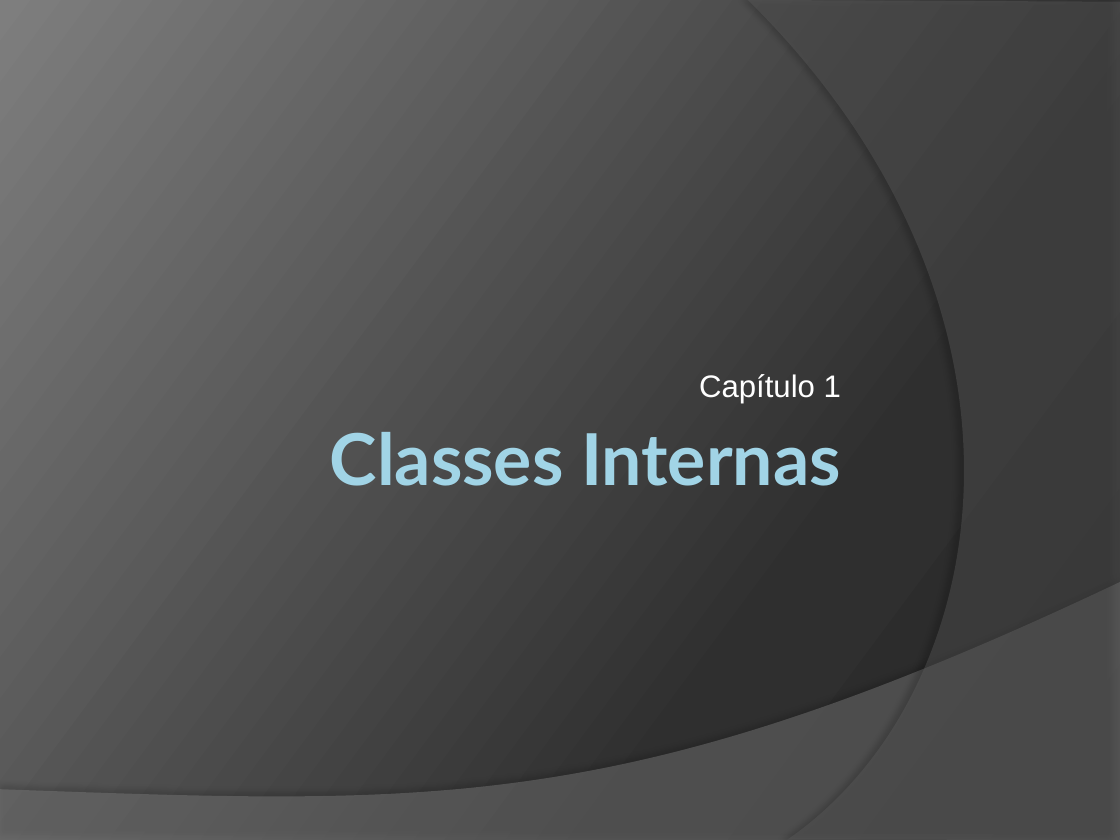
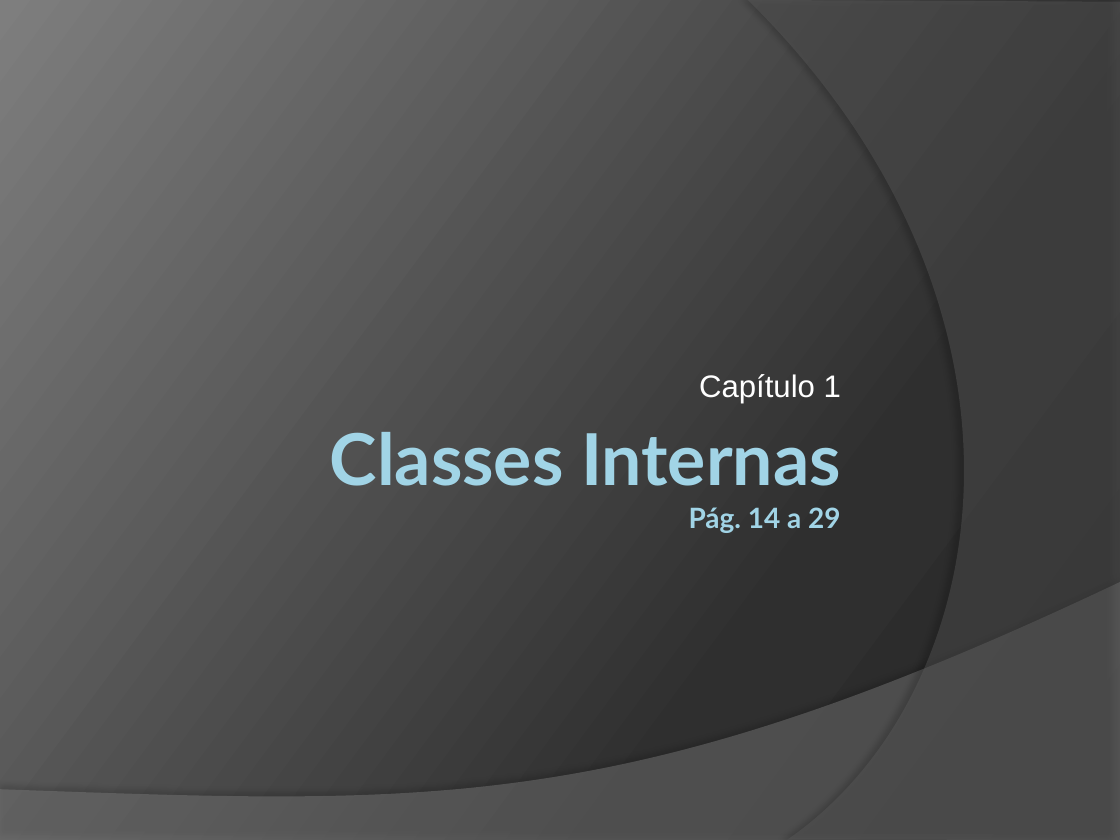
Before and after one commit to duchesqui/slzvieira-training, a slide deck: slide 1 of trunk/2-Java-Programmer-Modulo-II/01.Capitulo01.pptx. Drawn at 1120x840 pixels with LibreOffice and Linux fonts; fonts in the diff are those of the drawing. Boxes give left, top, right and bottom in pixels: in the first picture for what was removed or moved away, otherwise in the second. Text is boxed around its words. In the diff, an @@ line names an element or a change of style, - is before the commit and + after.

```diff
--- a/trunk/2-Java-Programmer-Modulo-II/01.Capitulo01.pptx
+++ b/trunk/2-Java-Programmer-Modulo-II/01.Capitulo01.pptx
@@ title at (x1=330, y1=432, x2=841, y2=533): text changed @@
-Classes Internas
+Classes Internas
+Pág. 14 a 29
```
Also in this commit, not shown: 7 other files.
